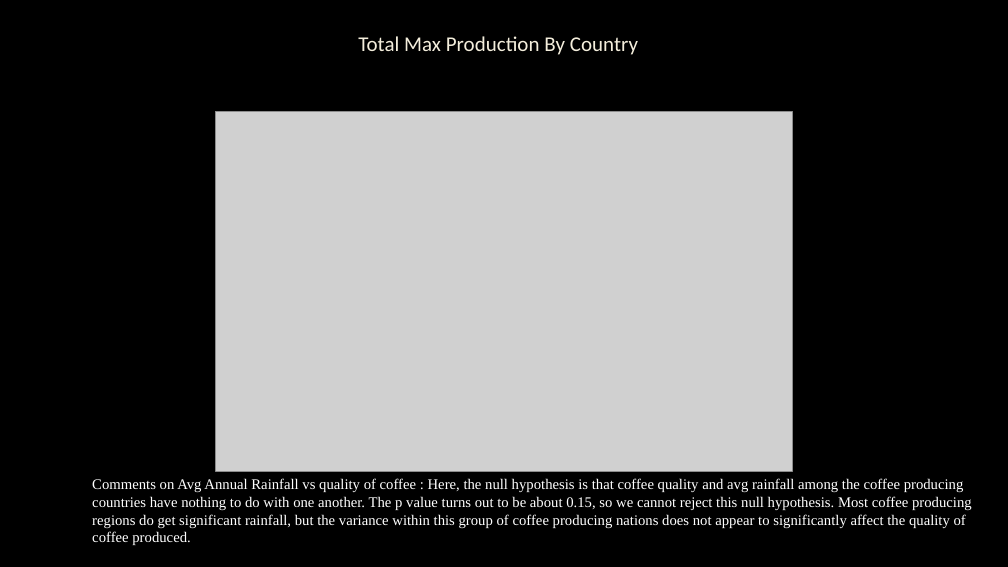
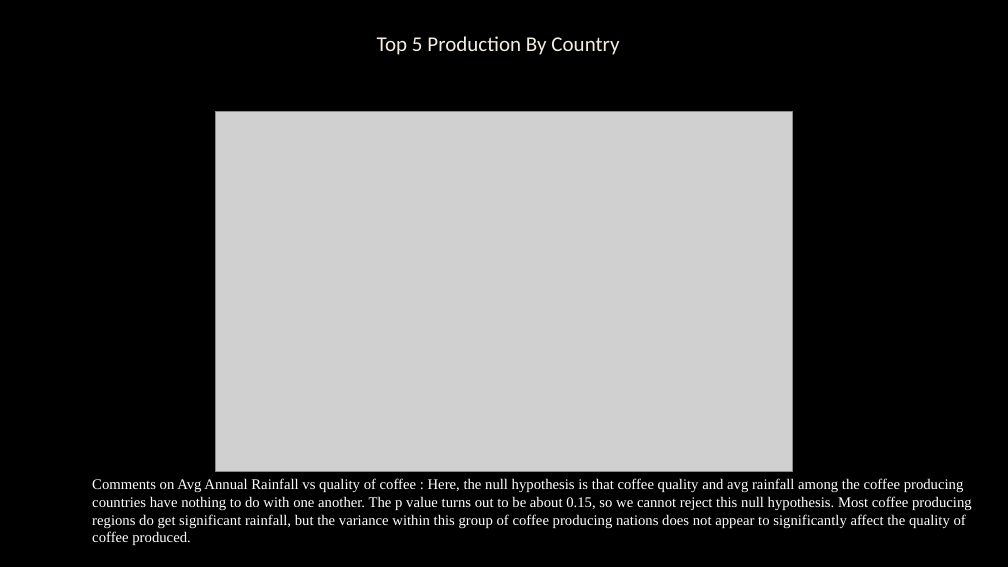
Before and after one commit to colinroberts-data-analytics-portfolio/project1, a slide deck: slide 10 of A Study of Coffee Production.pptx. Drawn at 1008x567 pixels with LibreOffice and Linux fonts; fonts in the diff are those of the drawing; grey boxes stand for pictures; background and template pictures are left out. Boxes give left, top, right and bottom in pixels: in the first picture for what was removed or moved away, otherwise in the second. Text is boxed around its words. In the diff, an @@ line names an element or a change of style, - is before the commit and + after.

```diff
--- a/A Study of Coffee Production.pptx
+++ b/A Study of Coffee Production.pptx
@@ title at [377, 36, 619, 55]: text changed @@
-Total Max Production By Country
+Top 5 Production By Country
```
Also in this commit, not shown: 4 other slides changed.
